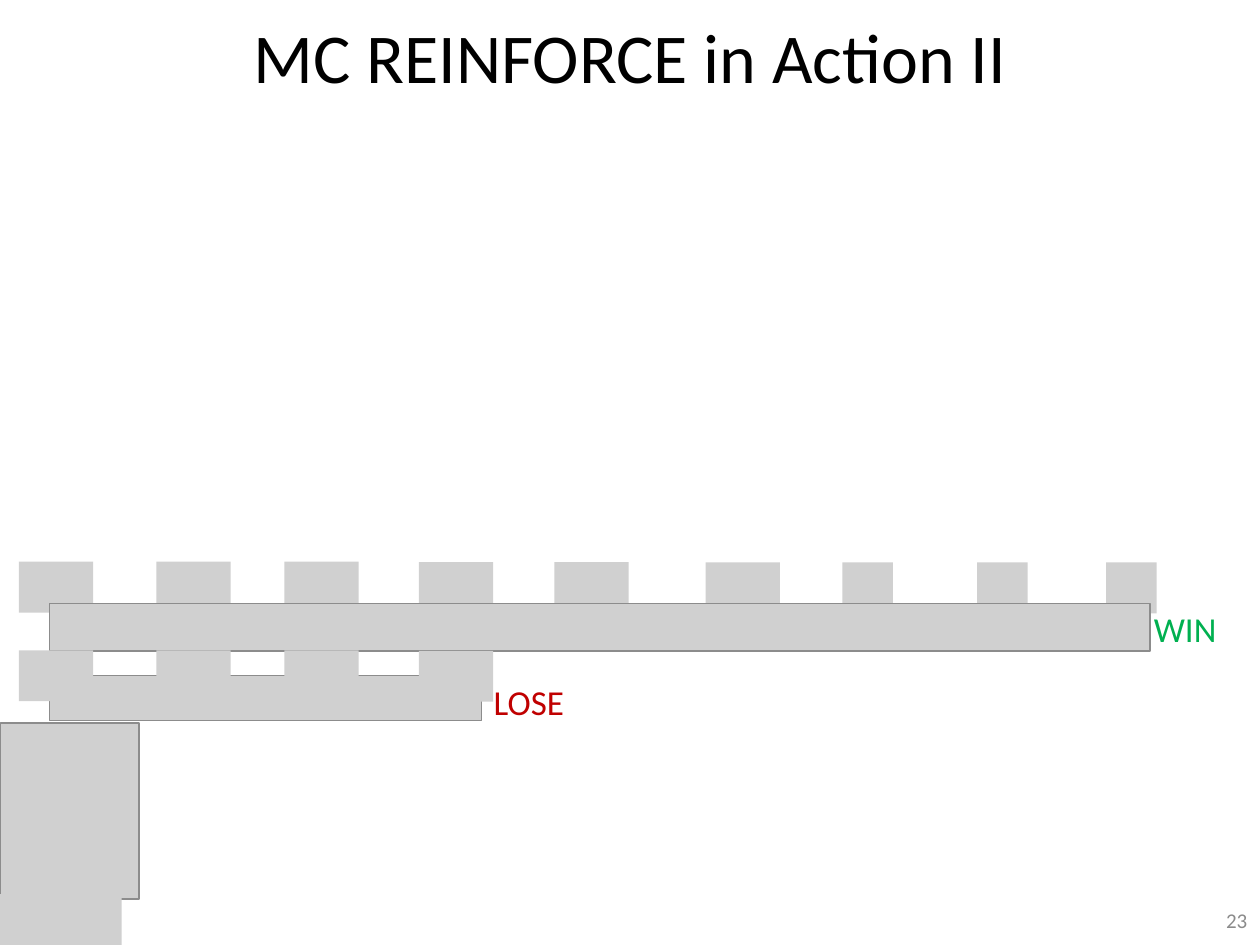
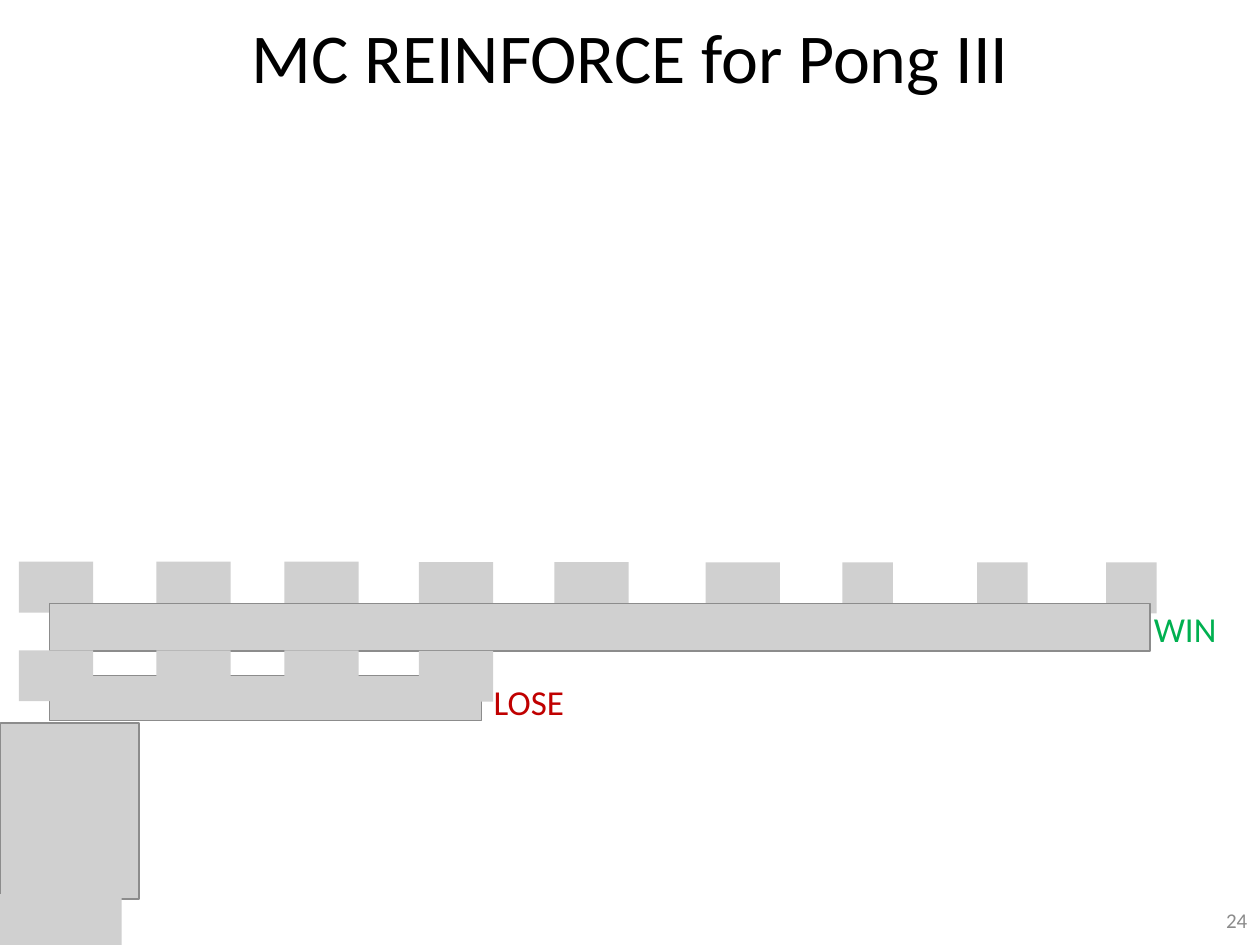
Before and after one commit to guzonghua/saav, a slide deck: slide 24 of PPTs/L7.3 Policy-based RL.pptx (slide 23 before the commit). Drawn at 1260x945 pixels with LibreOffice and Linux fonts; fonts in the diff are those of the drawing; grey boxes stand for pictures. Boxes give left, top, right and bottom in pixels: in the first picture for what was removed or moved away, otherwise in the second. Text is boxed around its words. In the diff, an @@ line names an element or a change of style, - is before the commit and + after.

```diff
--- a/PPTs/L7.3 Policy-based RL.pptx
+++ b/PPTs/L7.3 Policy-based RL.pptx
@@ title at (251, 35, 1008, 95): text changed @@
-MC REINFORCE in Action II
+MC REINFORCE for Pong III
@@ page number at (1226, 914, 1247, 928): text changed @@
-23
+24
```
Also in this commit, not shown: 5 other slides changed, 3 slides added, 6 other files.
